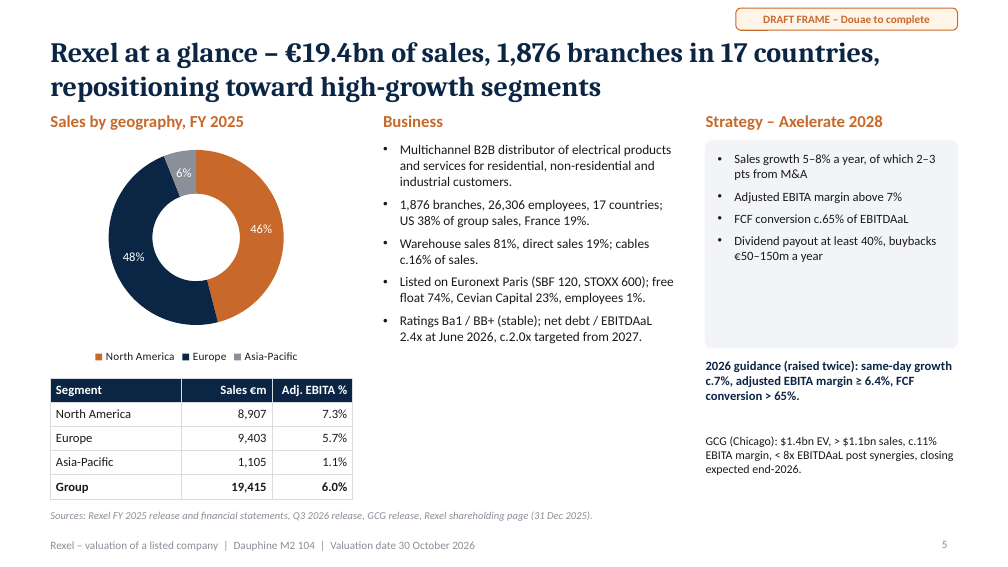
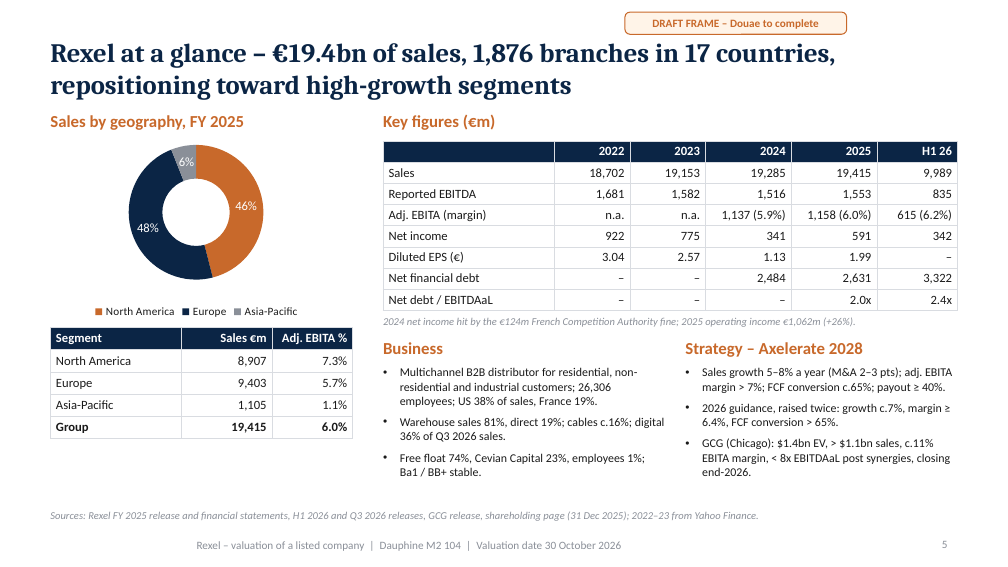
Before and after one commit to marwanferreira/rexel-valuation, a slide deck: slide 5 of Rexel valuation - deck.pptx. Drawn at 1008x567 pixels with LibreOffice and Linux fonts; fonts in the diff are those of the drawing; background and template pictures are left out. Boxes give left, top, right and bottom in pixels: in the first picture for what was removed or moved away, otherwise in the second. Text is boxed around its words. In the diff, an @@ line names an element or a change of style, - is before the commit and + after.

Commit message:
Densify deck: logos, EV build-up, implied-value math, MM cross-check, FCF table, debt schedule, holding P&L, scenarios; full names; README

```diff
--- a/Rexel valuation - deck.pptx
+++ b/Rexel valuation - deck.pptx
@@ text "DRAFT FRAME – Douae to ...": place and size @@
-text "DRAFT FRAME – Douae to ..." at [763,15,930,25]
+text "DRAFT FRAME – Douae to ..." at [652,19,819,29]
@@ rounded rectangle: place and size @@
-rounded rectangle at [736,8,958,30]
+rounded rectangle at [625,12,847,34]
@@ title "Rexel at a glance – ..." at [50,43,835,100]: size 20 to 19 pt @@
@@ text added at [383,115,496,130], 12 pt, text #C8692B, bold @@
+Key figures (€m)
@@ doughnut chart: place and size @@
-doughnut chart at [40,136,353,368]
+doughnut chart at [40,131,353,323]
@@ table added at [383,141,958,308], 8 rows, 6 columns @@
+ | 2022 | 2023 | 2024 | 2025 | H1 26
+Sales | 18,702 | 19,153 | 19,285 | 19,415 | 9,989
+Reported EBITDA | 1,681 | 1,582 | 1,516 | 1,553 | 835
+Adj. EBITA (margin) | n.a. | n.a. | 1,137 (5.9%) | 1,158 (6.0%) | 615 (6.2%)
+Net income | 922 | 775 | 341 | 591 | 342
+Diluted EPS (€) | 3.04 | 2.57 | 1.13 | 1.99 | –
+Net financial debt | – | – | 2,484 | 2,631 | 3,322
+Net debt / EBITDAaL | – | – | – | 2.0x | 2.4x
@@ rounded rectangle removed at [706,141,958,348] @@
@@ text removed at [734,154,937,262] @@
-• Sales growth 5–8% a year, of which 2–3 pts from M&A
-• Adjusted EBITA margin above 7%
-• FCF conversion c.65% of EBITDAaL
-• Dividend payout at least 40%, buybacks €50–150m a year
@@ table: place and size @@
-table at [50,378,353,497]
+table at [50,328,353,437]
@@ text added at [383,317,856,327], 7.5 pt, text #8A8F98, italic @@
+2024 net income hit by the €124m French Competition Authority fine; 2025 operating income €1,062m (+26%).
@@ text "Business": place and size @@
-text "Business" at [383,115,443,127]
+text "Business" at [383,342,443,354]
@@ text "Strategy – Axelerate 2028": place and size @@
-text "Strategy – Axelerate 2028" at [706,115,883,130]
+text "Strategy – Axelerate 2028" at [685,342,863,357]
@@ text at [400,367,665,476]: text changed; size 9.5 to 8.5 pt @@
-• Multichannel B2B distributor of electrical products and services for residential, non-residential and industrial customers.
-• 1,876 branches, 26,306 employees, 17 countries; US 38% of group sales, France 19%.
-• Warehouse sales 81%, direct sales 19%; cables c.16% of sales.
-• Listed on Euronext Paris (SBF 120, STOXX 600); free float 74%, Cevian Capital 23%, employees 1%.
-• Ratings Ba1 / BB+ (stable); net debt / EBITDAaL 2.4x at June 2026, c.2.0x targeted from 2027.
+• Multichannel B2B distributor for residential, non-residential and industrial customers; 26,306 employees; US 38% of sales, France 19%.
+• Warehouse sales 81%, direct 19%; cables c.16%; digital 36% of Q3 2026 sales.
+• Free float 74%, Cevian Capital 23%, employees 1%; Ba1 / BB+ stable.
@@ text at [702,367,952,476]: text changed @@
-GCG (Chicago): $1.4bn EV, > $1.1bn sales, c.11% EBITA margin, < 8x EBITDAaL post synergies, closing expected end-2026.
+• Sales growth 5–8% a year (M&A 2–3 pts); adj. EBITA margin > 7%; FCF conversion c.65%; payout ≥ 40%.
+• 2026 guidance, raised twice: growth c.7%, margin ≥ 6.4%, FCF conversion > 65%.
+• GCG (Chicago): $1.4bn EV, > $1.1bn sales, c.11% EBITA margin, < 8x EBITDAaL post synergies, closing end-2026.
@@ text removed at [706,361,952,400] @@
-2026 guidance (raised twice): same-day growth c.7%, adjusted EBITA margin ≥ 6.4%, FCF conversion > 65%.
@@ text at [50,512,759,521]: text changed @@
-Sources: Rexel FY 2025 release and financial statements, Q3 2026 release, GCG release, Rexel shareholding page (31 Dec 2025).
+Sources: Rexel FY 2025 release and financial statements, H1 2026 and Q3 2026 releases, GCG release, shareholding page (31 Dec 2025); 2022–23 from Yahoo Finance.
@@ text "Rexel – valuation of a ...": place and size @@
-text "Rexel – valuation of a ..." at [50,541,475,551]
+text "Rexel – valuation of a ..." at [197,541,621,551]
```
Also in this commit, not shown: 14 other slides changed, 13 other files.
